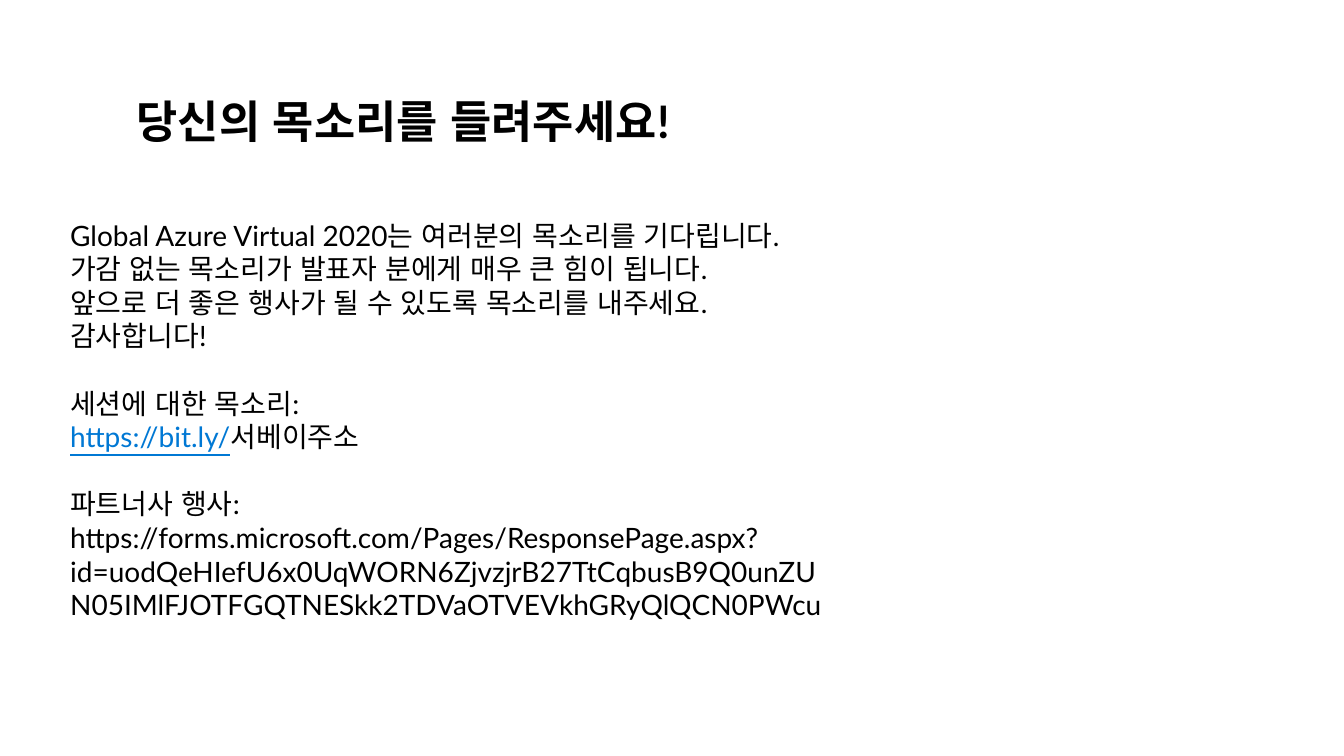
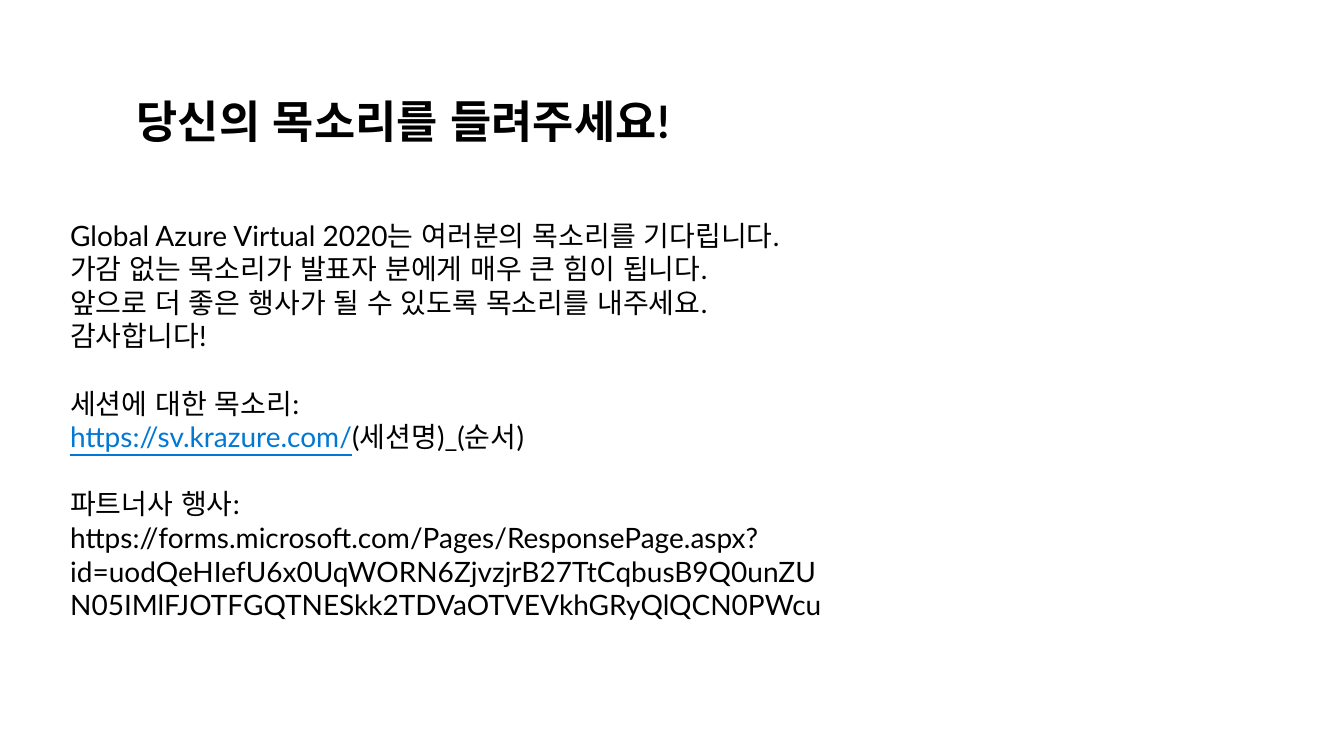
Before and after one commit to krazure/gab2020kr, a slide deck: slide 15 of templates/template-speaker-v0.2.pptx. Drawn at 1344x756 pixels with LibreOffice and Linux fonts; fonts in the diff are those of the drawing; background and template pictures are left out. Boxes give left, top, right and bottom in pixels: in the first picture for what was removed or moved away, otherwise in the second. Text is boxed around its words. In the diff, an @@ line names an element or a change of style, - is before the commit and + after.

```diff
--- a/templates/template-speaker-v0.2.pptx
+++ b/templates/template-speaker-v0.2.pptx
@@ text at bbox=[70, 423, 524, 452]: text changed @@
-https://bit.ly/서베이주소
+https://sv.krazure.com/(세션명)_(순서)
```
Also in this commit, not shown: 1 slide added, 1 slide removed.
